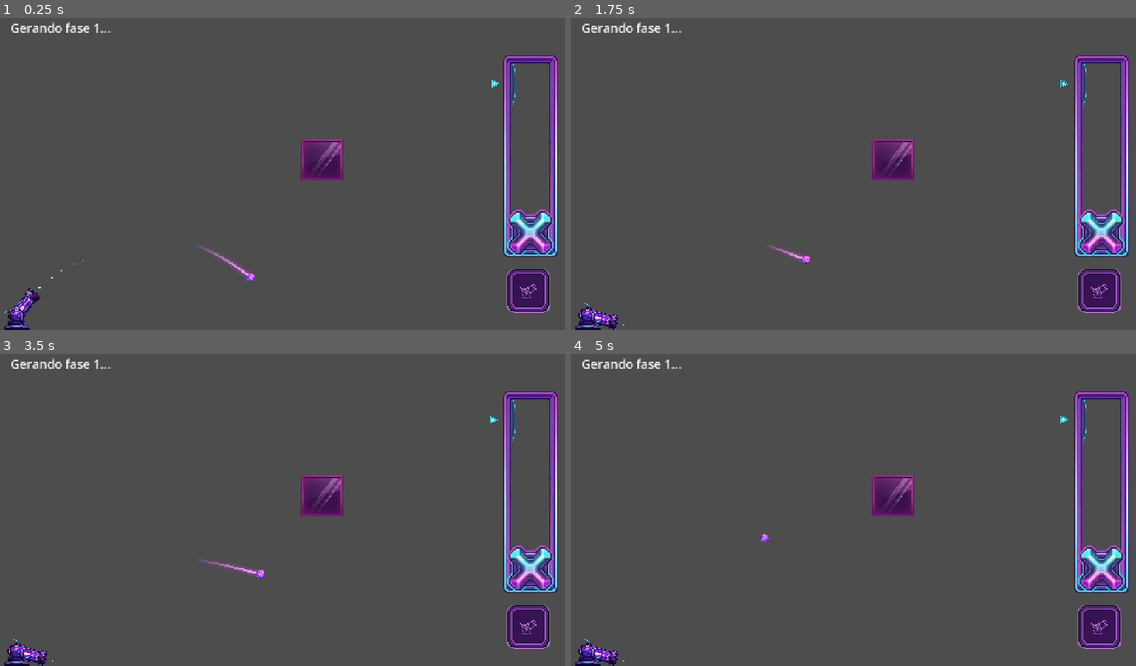
Above: before the commit, frames 1-4 (two rows, left to right).
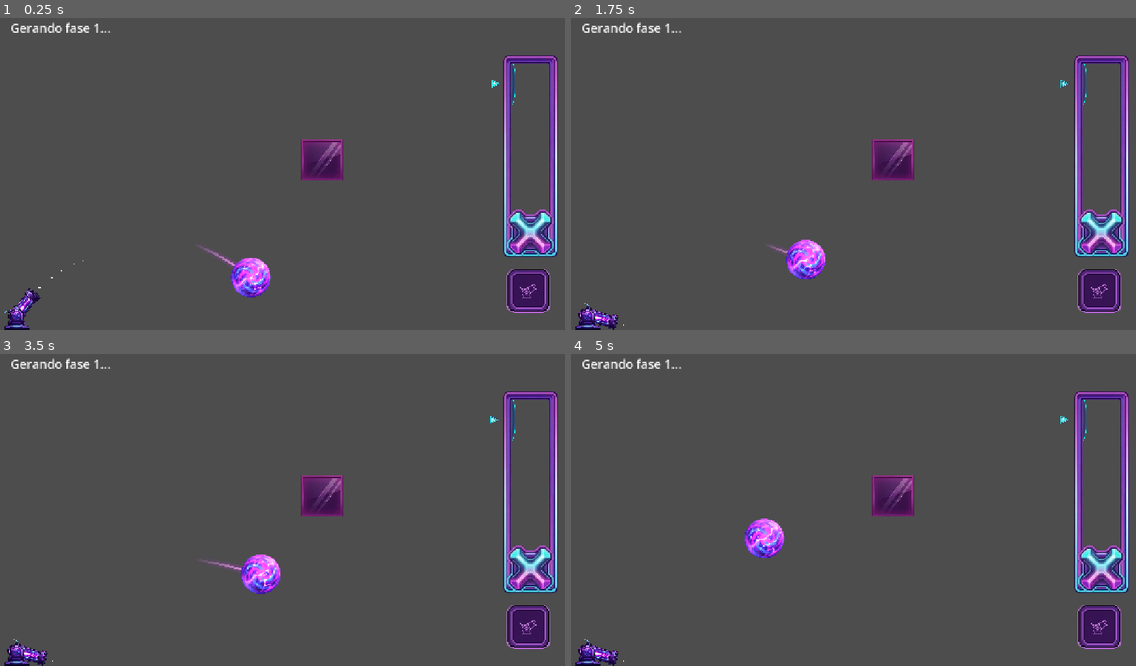
Above: after the commit, the same moments.

Repository: Zidan-09/Arc-Impact
Game: Godot game, scene res://components/cannon-controller/CannonController.tscn
Same seed, same stepped clock (60 frames per second), same inputs: the game is played once before the commit and once after it. This scene is started directly instead of the project's main scene.
Inputs (mouse positions are in pixels of both pictures, inside the frame that each line leads up to):
- Up to frame 1 (0.25 s): no input
- Up to frame 2 (1.75 s): tap Enter at 0.5 s; drag from (1102, 230) to (593, 308) at 0.52 s; drag from (1023, 217) to (593, 308) at 1.27 s
- Up to frame 3 (3.5 s): move the mouse to (113, 460) at 2.02 s; hold Left 2.03-2.75 s; tap R at 2.1 s; drag from (310, 506) to (310, 625) at 2.77 s
- Up to frame 4 (5 s): click (1102, 625) at 3.5 s; move the mouse to (768, 428) at 4.27 s; hold Down from 4.28 s (still down); tap R at 4.35 s

The runs differ from the first frame. In frame 1, 0.7% of the frame differs, in the area x 40-48%, y 76-90%; in frame 2, 0.7%; in frame 3, 0.7%; in frame 4, 0.7%.
Error after the commit: Invalid access to property or key 'shape' on a base object of type 'null instance'. (res://components/bullet/bullet.gd:51)

Commit message:
docs(plan): planning the fix for colissions

Diff:
--- a/components/bullet/bullet.tscn
+++ b/components/bullet/bullet.tscn
@@ -12,6 +12,10 @@
 [node name="Bullet" type="RigidBody2D" unique_id=1821898189]
 z_index = 2
 script = ExtResource("1_j7bu3")
+# Continuous collision detection to prevent tunneling of fast projectiles
+continuous_cd = 2  # Discontinuous (pixel) for mobile performance
+contact_monitor = true
+max_contacts_reported = 8
 
 [node name="Sprite2D" type="Sprite2D" parent="." unique_id=763157955]
 scale = Vector2(0.3, 0.3)
@@ -22,7 +26,6 @@
 shape = SubResource("CircleShape2D_dlv83")
 
 [node name="HitDetector" type="Area2D" parent="." unique_id=1464932487]
-
-[node name="CollisionShape2D" type="CollisionShape2D" parent="HitDetector" unique_id=1770242531]
-rotation = 1.5707964
-shape = SubResource("CircleShape2D_iel4s")
+# This node is kept for backward compatibility but no longer used for hit detection.
+# Physical collisions are handled by the RigidBody2D.
+visible = false
Not shown, changed: docs/plan.md
